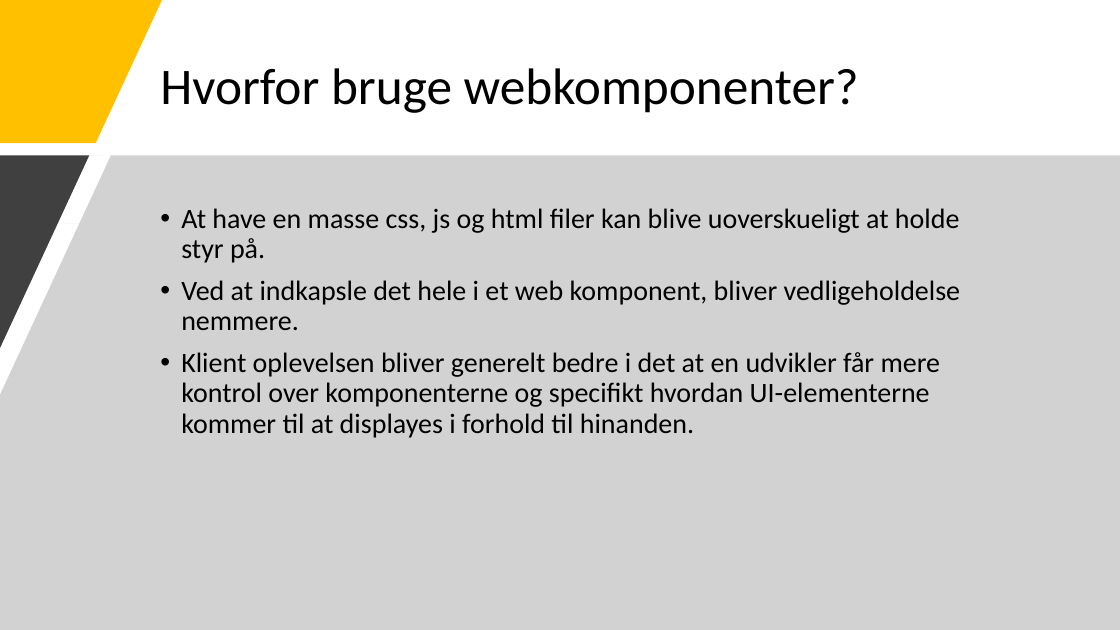
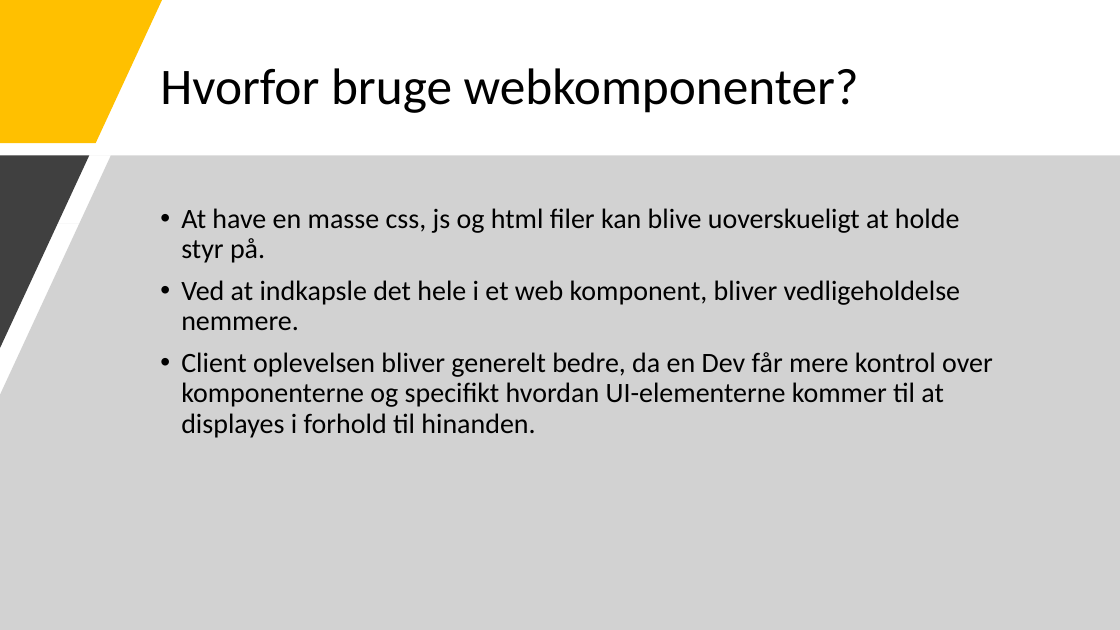
Before and after one commit to Bl0bb3r/KPU_CBD, a slide deck: slide 2 of Presentations/10_Web.pptx. Drawn at 1120x630 pixels with LibreOffice and Linux fonts; fonts in the diff are those of the drawing. Boxes give left, top, right and bottom in pixels: in the first picture for what was removed or moved away, otherwise in the second. Text is boxed around its words. In the diff, an @@ line names an element or a change of style, - is before the commit and + after.

```diff
--- a/Presentations/10_Web.pptx
+++ b/Presentations/10_Web.pptx
@@ text at [181, 352, 993, 438]: text changed @@
-• Klient oplevelsen bliver generelt bedre i det at en udvikler får mere kontrol over komponenterne og specifikt hvordan UI-elementerne kommer til at displayes i forhold til hinanden.
+• Client oplevelsen bliver generelt bedre, da en Dev får mere kontrol over komponenterne og specifikt hvordan UI-elementerne kommer til at displayes i forhold til hinanden.
```
Also in this commit, not shown: 7 other files.
